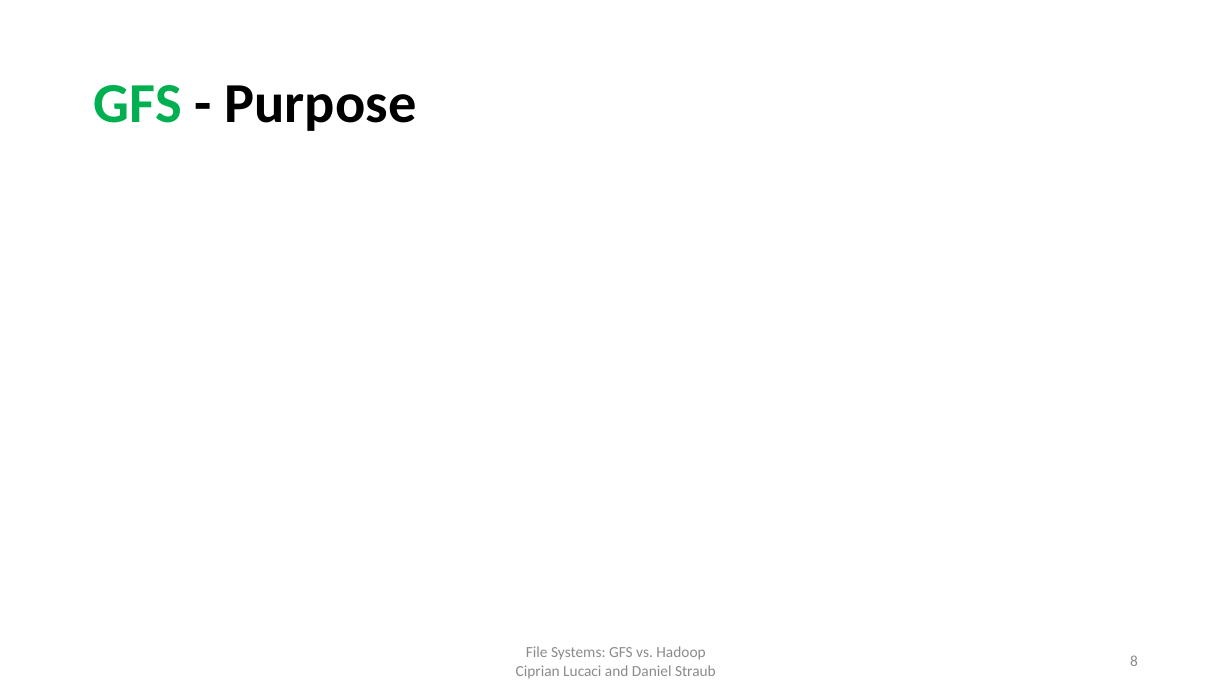
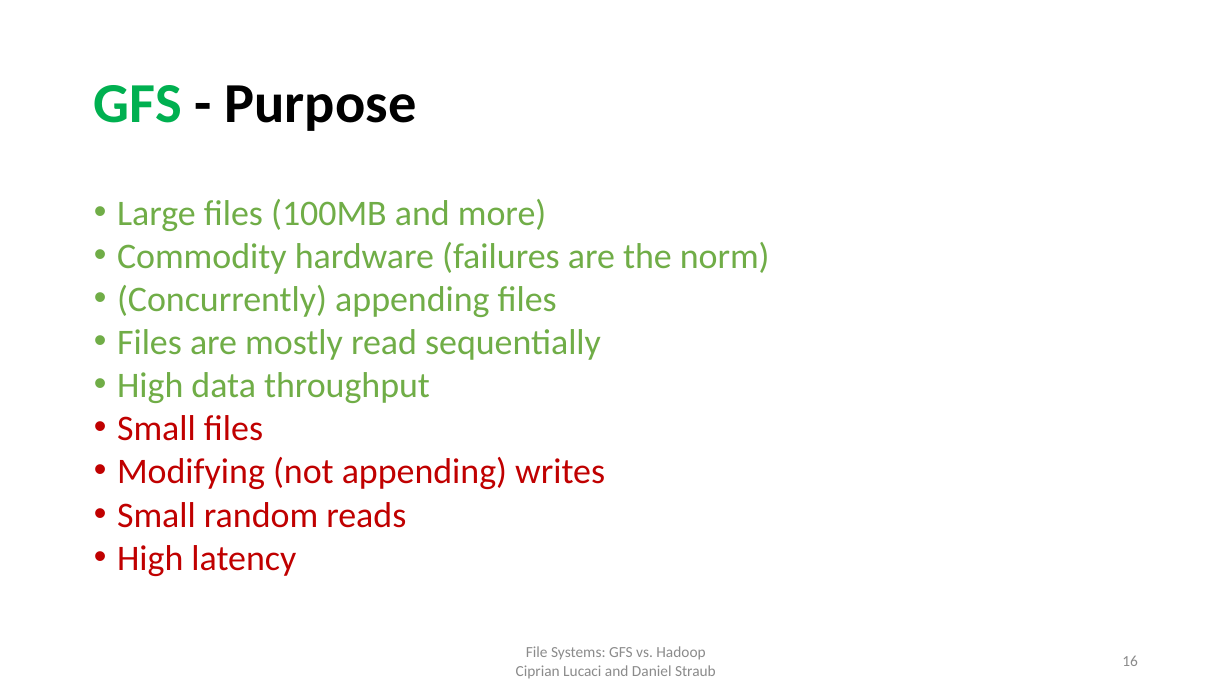
Before and after one commit to cipri7329/ss15-seminar, a slide deck: slide 16 of Presentation/DistributedFileSystems.pptx (slide 8 before the commit). Drawn at 1232x693 pixels with LibreOffice and Linux fonts; fonts in the diff are those of the drawing; background and template pictures are left out. Boxes give left, top, right and bottom in pixels: in the first picture for what was removed or moved away, otherwise in the second. Text is boxed around its words. In the diff, an @@ line names an element or a change of style, - is before the commit and + after.

```diff
--- a/Presentation/DistributedFileSystems.pptx
+++ b/Presentation/DistributedFileSystems.pptx
@@ text added at bbox=[117, 199, 770, 576], 28 pt, text #70AD47 @@
+• Large files (100MB and more)
+• Commodity hardware (failures are the norm)
+• (Concurrently) appending files
+• Files are mostly read sequentially
+• High data throughput
+• Small files
+• Modifying (not appending) writes
+• Small random reads
+• High latency
@@ page number at bbox=[1122, 655, 1138, 666]: text changed @@
-8
+16
```
Also in this commit, not shown: 7 other slides changed, 10 slides added, 2 other files.
